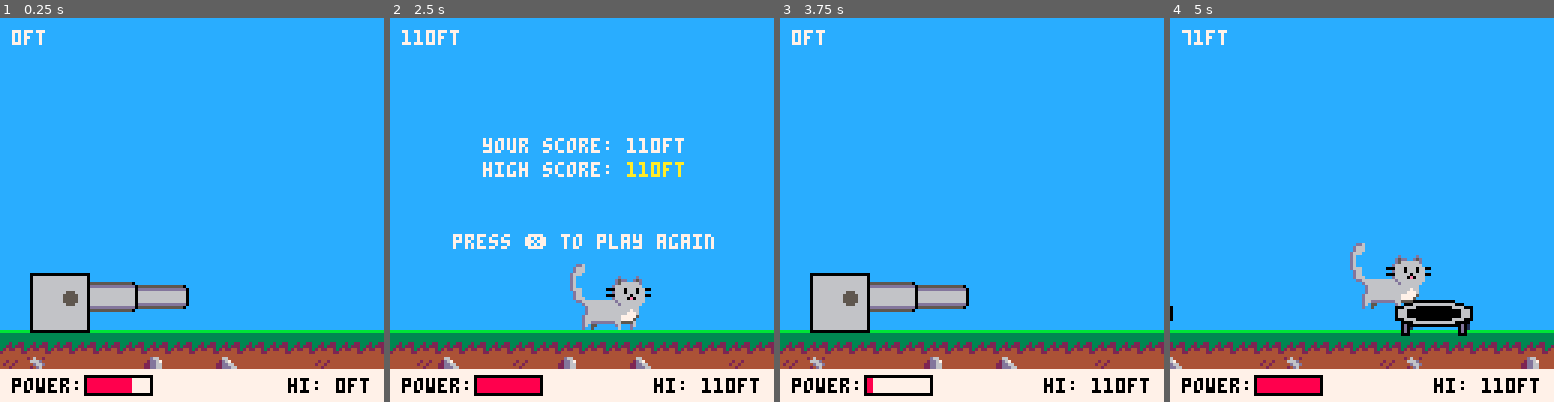
Above: before the commit, frames 1-4 (left to right).
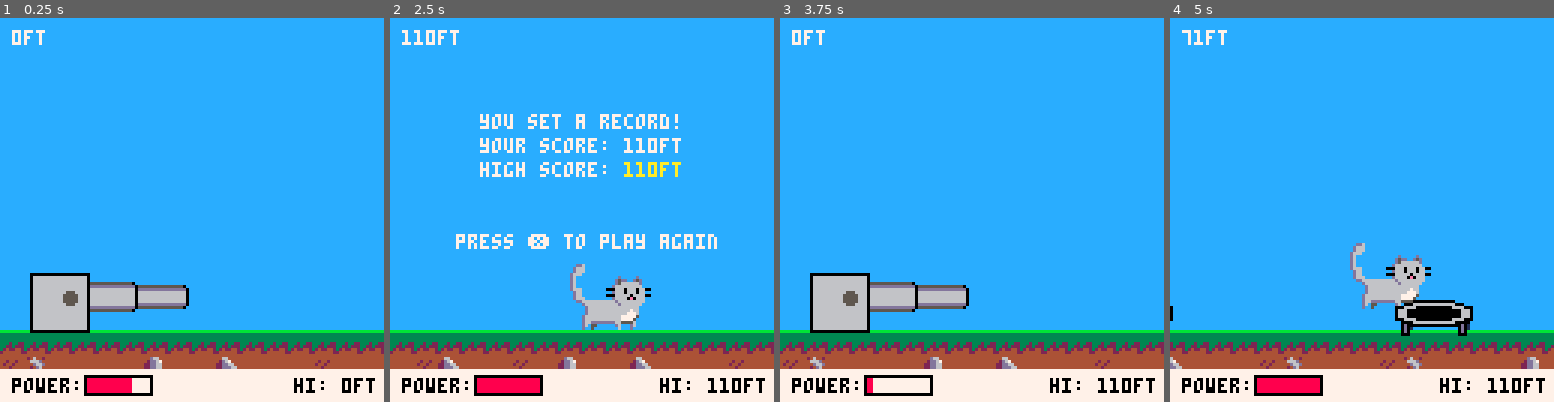
Above: after the commit, the same moments.

Repository: andrewedstrom/kitten-cannon-pico-8
Game: PICO-8 cartridge kitten-cannon.p8
Two runs of this game, one before a commit and one after it. Both use one fixed random seed, a clock stepped at 60 frames per second and the inputs below.
Inputs:
- Up to frame 1 (0.25 s): no input
- Up to frame 2 (2.5 s): tap X (X key) at 0.33, 1.07, 1.85 s; tap O (Z key) at 0.7, 1.7, 2.1 s; hold Up 2.15-2.42 s
- Up to frame 3 (3.75 s): tap O (Z key) every 0.4 s from 2.5 to 3.7 s; tap X (X key) at 2.97 s; hold Down from 3.63 s (still down)
- Up to frame 4 (5 s): release Down at 3.97 s; tap X (X key) at 4.08 s; tap O (Z key) at 4.1, 4.5, 4.9 s; hold Up from 4.73 s (still down)

The runs differ from the first frame. In frame 1, 0.3% of the frame differs, in the area x 75-98%, y 93-98%; in frame 2, 4.9%, in the area x 16-98%, y 25-98%; in frame 3, 0.5%; in frame 4, 0.5%.

Commit message:
improve end of run report

Diff:
--- a/kitten-cannon.p8
+++ b/kitten-cannon.p8
@@ -87,13 +87,18 @@
 
     if game_state == "landed" then
         --todo print this in nicer box
-        local x = 31
-        local y = 40
-        print("your score: "..flr(player.feet_traveled) .. "ft", x, y, 7)
-        print("high score: ".. high_score .. "ft", x, y + 8, 7)
-        local high_score_col = flr(player.feet_traveled) == high_score and 10 or 7
-        print(high_score .. "ft", x + 12 * 4, y + 8, high_score_col)
-        print("press \x97 to play again", x - 10, y + 32, 7)
+        local x = 30
+        local y = 32
+        local new_record = flr(player.feet_traveled) == high_score
+        local message = "stuck the landing!"
+        if new_record then message = "you set a record!" end
+        print(message,  64 - #message * 2, y, 7)
+        print("your score: " .. flr(player.feet_traveled) .. "ft", x, y + 8, 7)
+        print("high score: " .. high_score .. "ft", x, y + 16, 7)
+        local high_score_col = new_record and 10 or 7
+        print(high_score .. "ft", x + 12 * 4, y + 16, high_score_col)
+        local play_again_text = "press \x97 to play again"
+        print(play_again_text, 64 - #play_again_text * 2, y + 40, 7)
     end
 end
 
@@ -103,7 +108,7 @@
 
     cannon:draw_power_bar()
     local high_score_string = "hi: " .. high_score .. "ft"
-    local high_score_x = 124 - #high_score_string * 4
+    local high_score_x = 126 - #high_score_string * 4
     print(high_score_string, high_score_x, 120, 0)
     -- print("fps:" .. stat(7), 8, 24, 7)
     -- print("cpu:" .. stat(1), 8, 32, 7)
